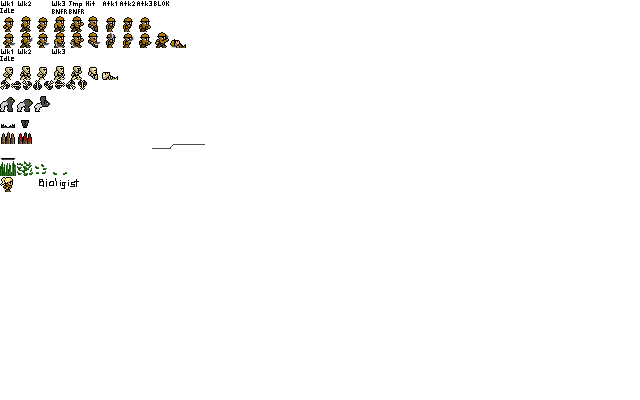
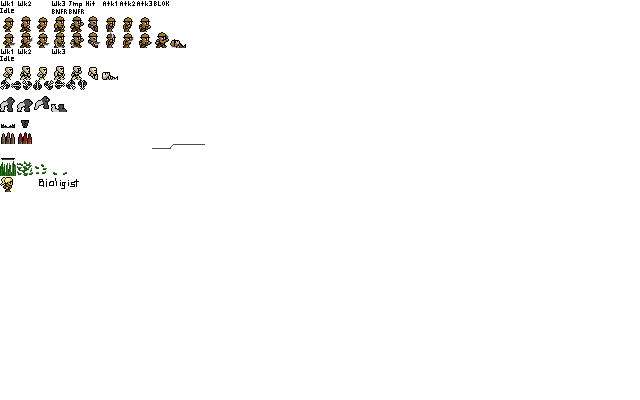
Comparing the layer stacks of the two 640x400 images. Changes:
painted on "sprites" over left=34, top=96, right=67, bottom=112
